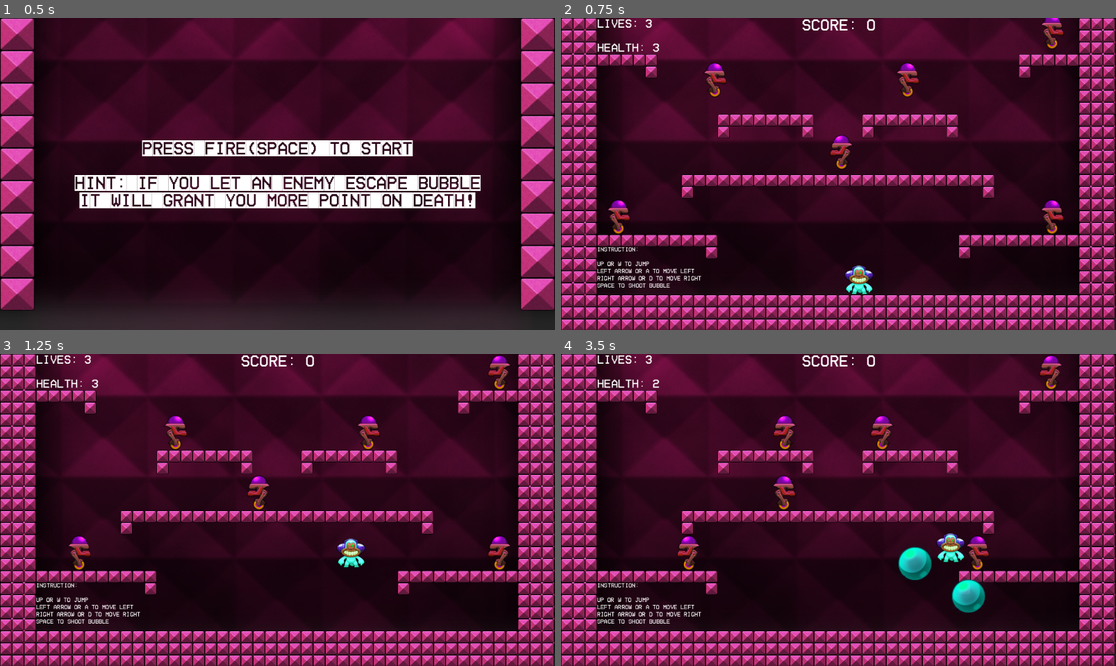
Above: before the commit, frames 1-4 (two rows, left to right).
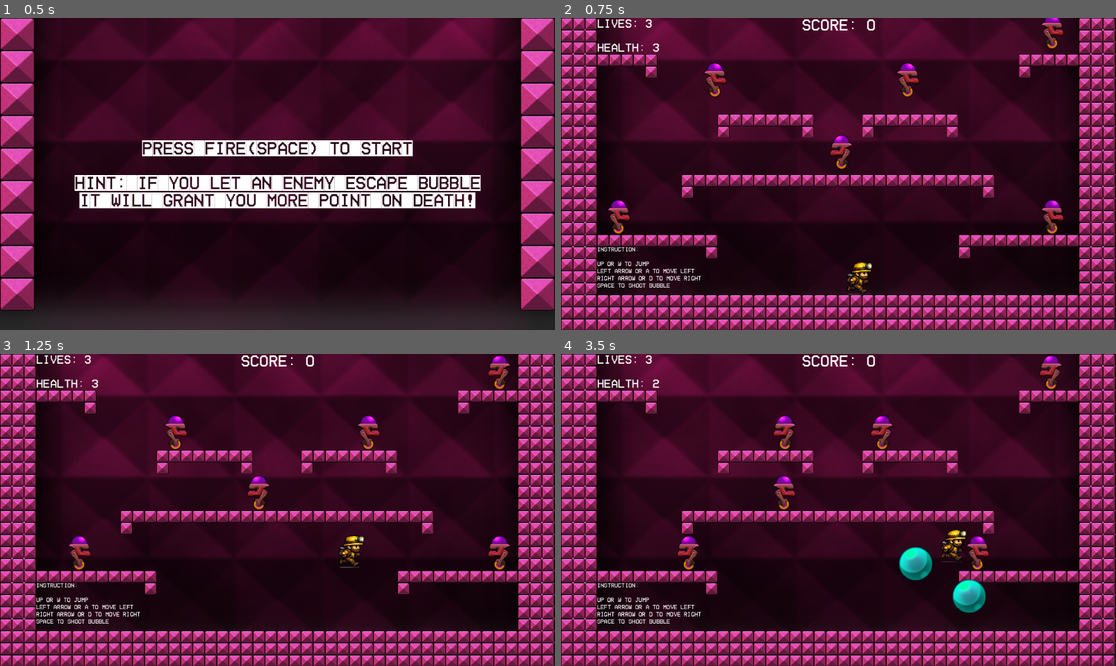
Above: after the commit, the same moments.

Repository: Zhaojun-Li/assignment-05
Game: Godot game, scene res://scenes/main/Main.tscn
Same seed, same stepped clock (60 frames per second), same inputs: the game is played once before the commit and once after it.
Inputs:
- Up to frame 1 (0.5 s): no input
- Up to frame 2 (0.75 s): tap Enter at 0.5 s; hold D (move_right) from 0.53 s (still down); tap Space (fire) at 0.6 s
- Up to frame 3 (1.25 s): keep holding D (move_right); tap W (jump) at 0.77 s
- Up to frame 4 (3.5 s): tap Space (fire) at 1.35, 2.1, 2.85 s; tap W (jump) at 1.52, 3.02 s; release D (move_right) at 2.03 s; hold A (move_left) 2.03-2.78 s; hold D (move_right) from 2.78 s (still down)

Frame 1 is identical in both runs. In frame 2, 0.4% of the frame differs, in the area x 51-57%, y 78-89%; in frame 3, 0.4%; in frame 4, 0.6%, in the area x 60-77%, y 56-83%.

Commit message:
Changed player sprite

Diff:
--- a/scenes/entities/player/Player.gd
+++ b/scenes/entities/player/Player.gd
@@ -31,6 +31,9 @@
 	# Invulnerability at start
 	_start_invuln_and_lock()
 
+	# Ensure idle plays if AnimatedSprite2D exists
+	_play_anim_for_state(0.0)
+
 func _physics_process(delta: float) -> void:
 	# Play death effect
 	if is_dead:
@@ -98,6 +101,9 @@
 		if level and level.has_method("play_sfx_fire"):
 			level.play_sfx_fire()
 
+	# Animation control
+	_play_anim_for_state(axis)
+
 	move_and_slide()
 
 # Player take damage
@@ -169,6 +175,22 @@
 		return sprite_node.visible
 	return true
 
+# Animation helper
+func _play_anim_for_state(axis: float) -> void:
+	if sprite_node is AnimatedSprite2D:
+		var anim := sprite_node as AnimatedSprite2D
+
+		# Face direction
+		anim.flip_h = (facing < 0)
+
+		# Choose animation based on horizontal input
+		if axis != 0.0:
+			if anim.animation != "run":
+				anim.play("run")
+		else:
+			if anim.animation != "idle":
+				anim.play("idle")
+
 func _start_death_effect() -> void:
 	is_dead = true
 	invuln_timer = invuln_duration
--- a/scenes/entities/player/Player.tscn
+++ b/scenes/entities/player/Player.tscn
@@ -1,10 +1,55 @@
-[gd_scene load_steps=6 format=3 uid="uid://w573piwcgd6k"]
+[gd_scene load_steps=14 format=3 uid="uid://w573piwcgd6k"]
 
 [ext_resource type="Script" uid="uid://cecac8mfbpn8u" path="res://scenes/entities/player/Player.gd" id="1_afppm"]
-[ext_resource type="Texture2D" uid="uid://c7e88h8d70fsc" path="res://assets/sprites/player.png" id="1_tlaso"]
+[ext_resource type="Texture2D" uid="uid://bj6vgei4xqkwh" path="res://assets_ai/processed/player_idle_1.png" id="3_20ow7"]
 [ext_resource type="PackedScene" uid="uid://d2rxpn4cle7i4" path="res://scenes/entities/projectiles/Bubble.tscn" id="3_n1xdv"]
+[ext_resource type="Texture2D" uid="uid://dc3vwjjnwxjpl" path="res://assets_ai/processed/player_idle_2.png" id="4_ujgbh"]
+[ext_resource type="Texture2D" uid="uid://doeja2viim7o1" path="res://assets_ai/processed/player_idle_3.png" id="5_6htgn"]
+[ext_resource type="Texture2D" uid="uid://bkgxwhg6i362" path="res://assets_ai/processed/player_idle_4.png" id="6_ovfj8"]
+[ext_resource type="Texture2D" uid="uid://b1blschb45wpe" path="res://assets_ai/processed/player_run_1.png" id="7_68iwh"]
+[ext_resource type="Texture2D" uid="uid://c4xewfncc8cwj" path="res://assets_ai/processed/player_run_2.png" id="8_ethid"]
+[ext_resource type="Texture2D" uid="uid://bimyqr4p3sxfo" path="res://assets_ai/processed/player_run_3.png" id="9_d3eos"]
+[ext_resource type="Texture2D" uid="uid://hix5jo4g8aid" path="res://assets_ai/processed/player_run_4.png" id="10_plywm"]
+
+[sub_resource type="SpriteFrames" id="SpriteFrames_ynxqy"]
+animations = [{
+"frames": [{
+"duration": 1.0,
+"texture": ExtResource("3_20ow7")
+}, {
+"duration": 1.0,
+"texture": ExtResource("4_ujgbh")
+}, {
+"duration": 1.0,
+"texture": ExtResource("5_6htgn")
+}, {
+"duration": 1.0,
+"texture": ExtResource("6_ovfj8")
+}],
+"loop": true,
+"name": &"idle",
+"speed": 8.0
+}, {
+"frames": [{
+"duration": 1.0,
+"texture": ExtResource("7_68iwh")
+}, {
+"duration": 1.0,
+"texture": ExtResource("8_ethid")
+}, {
+"duration": 1.0,
+"texture": ExtResource("9_d3eos")
+}, {
+"duration": 1.0,
+"texture": ExtResource("10_plywm")
+}],
+"loop": true,
+"name": &"run",
+"speed": 8.0
+}]
 
 [sub_resource type="RectangleShape2D" id="RectangleShape2D_n1xdv"]
+size = Vector2(16.438356, 21.870049)
 
 [sub_resource type="CircleShape2D" id="CircleShape2D_tlaso"]
 
@@ -12,11 +57,13 @@
 script = ExtResource("1_afppm")
 bubble_scene = ExtResource("3_n1xdv")
 
-[node name="Sprite2D" type="Sprite2D" parent="."]
-texture = ExtResource("1_tlaso")
+[node name="AnimatedSprite2D" type="AnimatedSprite2D" parent="."]
+scale = Vector2(0.2, 0.2)
+sprite_frames = SubResource("SpriteFrames_ynxqy")
+animation = &"idle"
 
 [node name="CollisionShape2D" type="CollisionShape2D" parent="."]
-position = Vector2(0, 3.64)
+position = Vector2(-4.7683716e-07, 0.49999857)
 scale = Vector2(2.92, 3.155)
 shape = SubResource("RectangleShape2D_n1xdv")
 
Binary file added: assets_ai/processed/enemy_shadow_run_1.png
Not shown, added: assets_ai/processed/enemy_shadow_run_1.png.import
Binary file added: assets_ai/processed/enemy_shadow_run_2.png
Not shown, added: assets_ai/processed/enemy_shadow_run_2.png.import
Binary file added: assets_ai/processed/enemy_shadow_run_3.png
Not shown, added: assets_ai/processed/enemy_shadow_run_3.png.import
Binary file added: assets_ai/processed/enemy_shadow_run_4.png
Not shown, added: assets_ai/processed/enemy_shadow_run_4.png.import
Binary file added: assets_ai/processed/player_idle_1.png
Not shown, added: assets_ai/processed/player_idle_1.png.import
Binary file added: assets_ai/processed/player_idle_2.png
Not shown, added: assets_ai/processed/player_idle_2.png.import
(and 14 more such lines)
